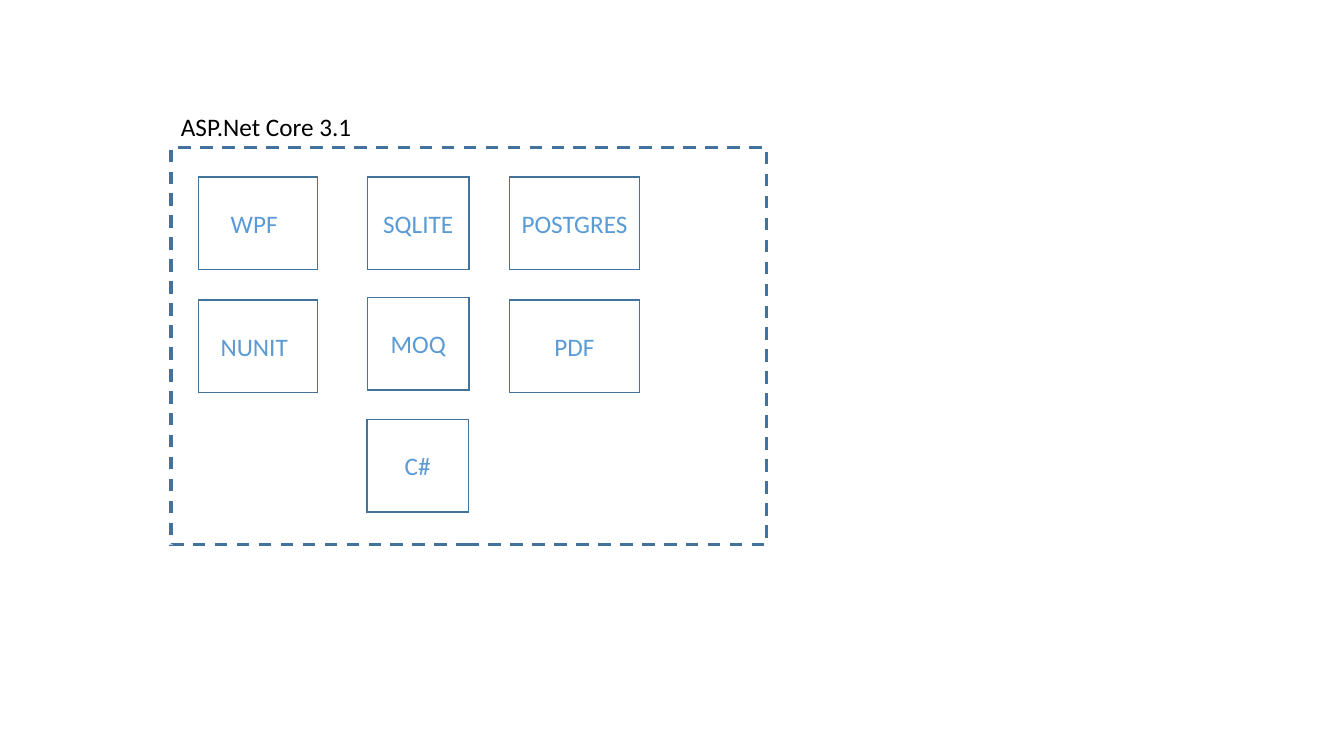
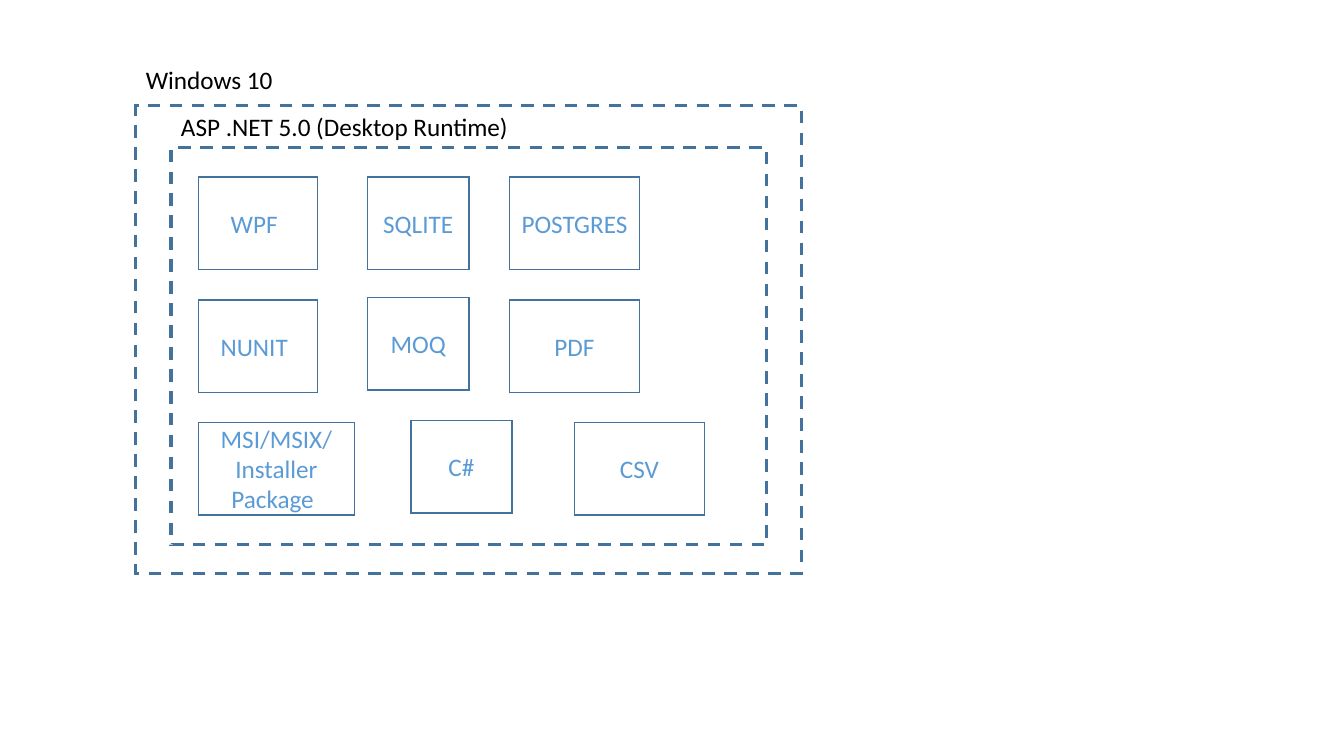
Before and after one commit to Nehakshirs/HOT_Project_documents1, a slide deck: slide 3 of Technical/Environment.pptx. Drawn at 1344x756 pixels with LibreOffice and Linux fonts; fonts in the diff are those of the drawing. Boxes give left, top, right and bottom in pixels: in the first picture for what was removed or moved away, otherwise in the second. Text is boxed around its words. In the diff, an @@ line names an element or a change of style, - is before the commit and + after.

```diff
--- a/Technical/Environment.pptx
+++ b/Technical/Environment.pptx
@@ text added at bbox=[146, 71, 273, 89], 18 pt, text #000000 @@
+Windows 10
@@ rectangle added at bbox=[136, 106, 802, 574], outline #43739E 2.25 pt dashed @@
@@ text at bbox=[181, 117, 507, 140]: text changed @@
-ASP.Net Core 3.1
+ASP .NET 5.0 (Desktop Runtime)
@@ rectangle added at bbox=[199, 422, 355, 515], outline #43739E 1 pt, 18 pt, text #5B9BD5 @@
+MSI/MSIX/
+Installer Package)
@@ rectangle "C#": place and size @@
-rectangle "C#" at bbox=[367, 419, 469, 512]
+rectangle "C#" at bbox=[411, 420, 513, 513]
@@ rectangle added at bbox=[575, 422, 705, 515], outline #43739E 1 pt, 18 pt, text #5B9BD5 @@
+CSV
```
Also in this commit, not shown: 1 other slide changed.
